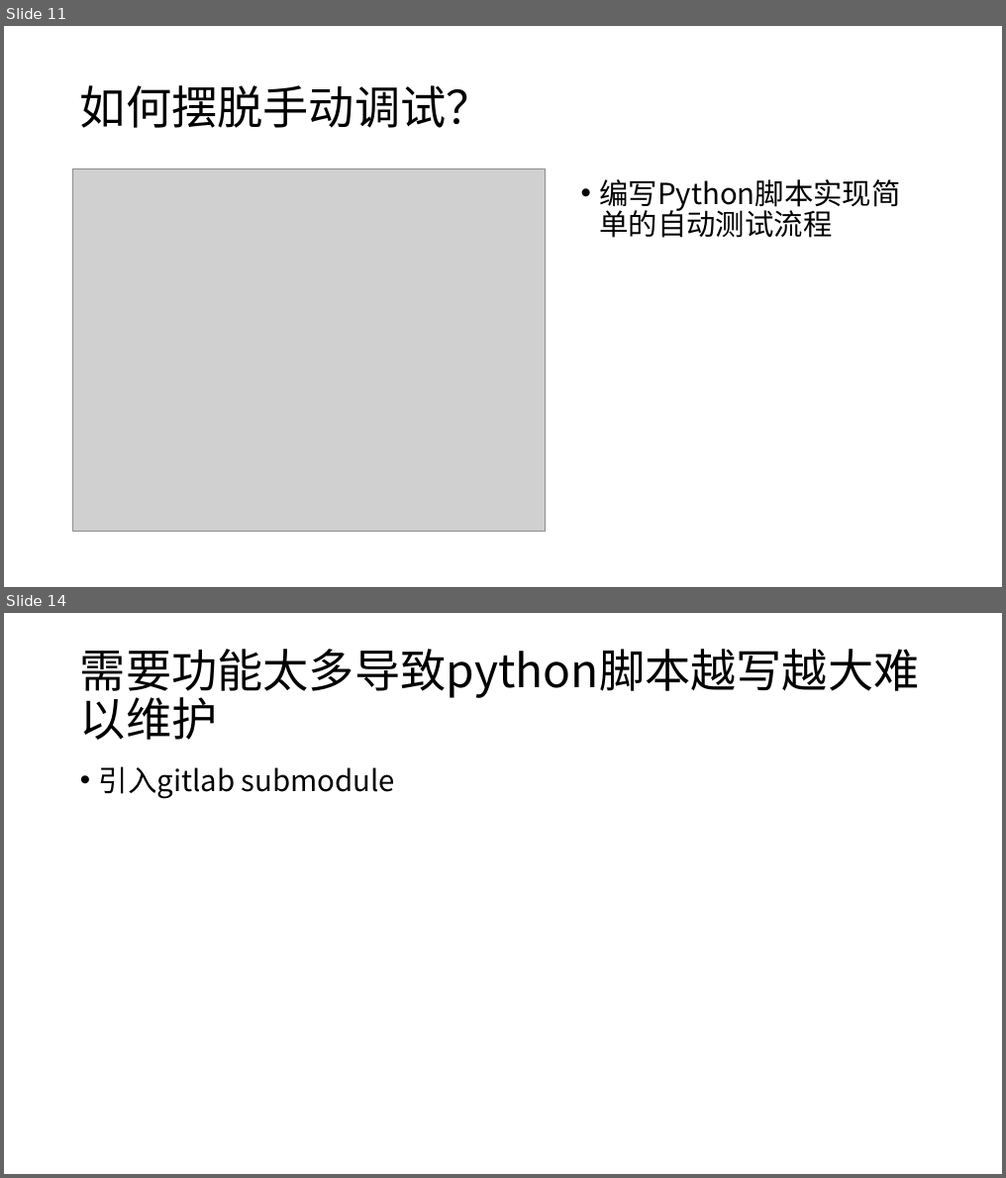
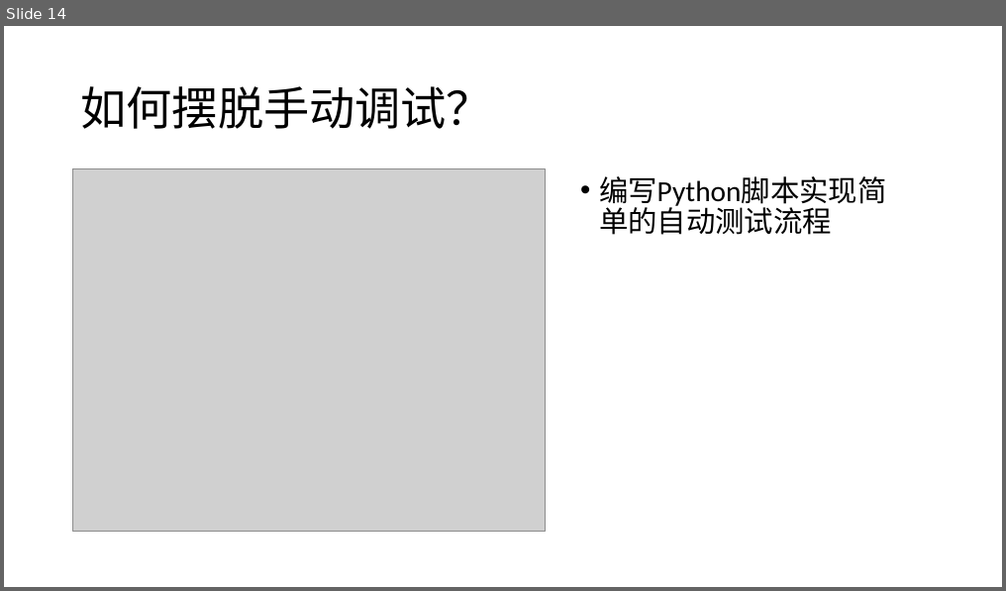
Before and after one commit to whitebkues1/ppt, a slide deck: xianzheng.pptx. Shown one above the other, each under a label of ours: slides 11 and 14 before the commit, slide 14 after it; the slides between them are not shown. The pictures are 1006x1178 and 1006x591 pixels, drawn with LibreOffice and Linux fonts; fonts in the diff are those of the drawing; grey boxes stand for pictures. Boxes give left, top, right and bottom in pixels: in the first picture for what was removed or moved away, otherwise in the second. Text is boxed around its words. In the diff, an @@ line names an element or a change of style, - is before the commit and + after.

```diff
--- a/xianzheng.pptx
+++ b/xianzheng.pptx
@@ slide 14 removed at bbox=[4, 613, 1002, 1174], background #FFFFFF @@
@@ title removed at bbox=[80, 649, 920, 698] @@
-需要功能太多导致python脚本越写越大难以维护
@@ text removed at bbox=[99, 766, 395, 799] @@
-• 引入gitlab submodule
@@ what was slide 11 is now slide 14 @@
@@ slide 14 changed as well @@
@@ text "编写Python脚本实现简单的自动测试流程" at bbox=[599, 176, 886, 209]: font Noto Sans CJK SC to Calibri @@
```
Also in this commit, not shown: 14 other slides changed, 8 slides added, 2 other slides removed, 11 other files.
